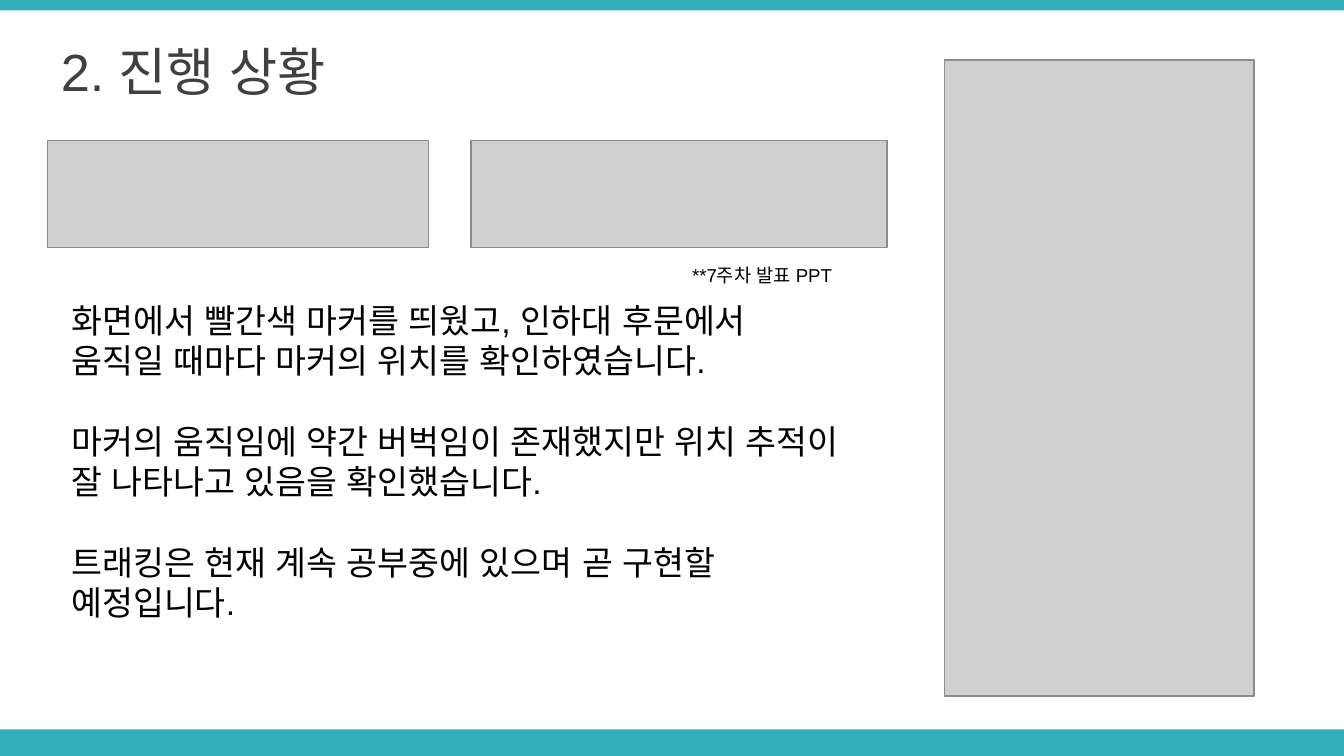
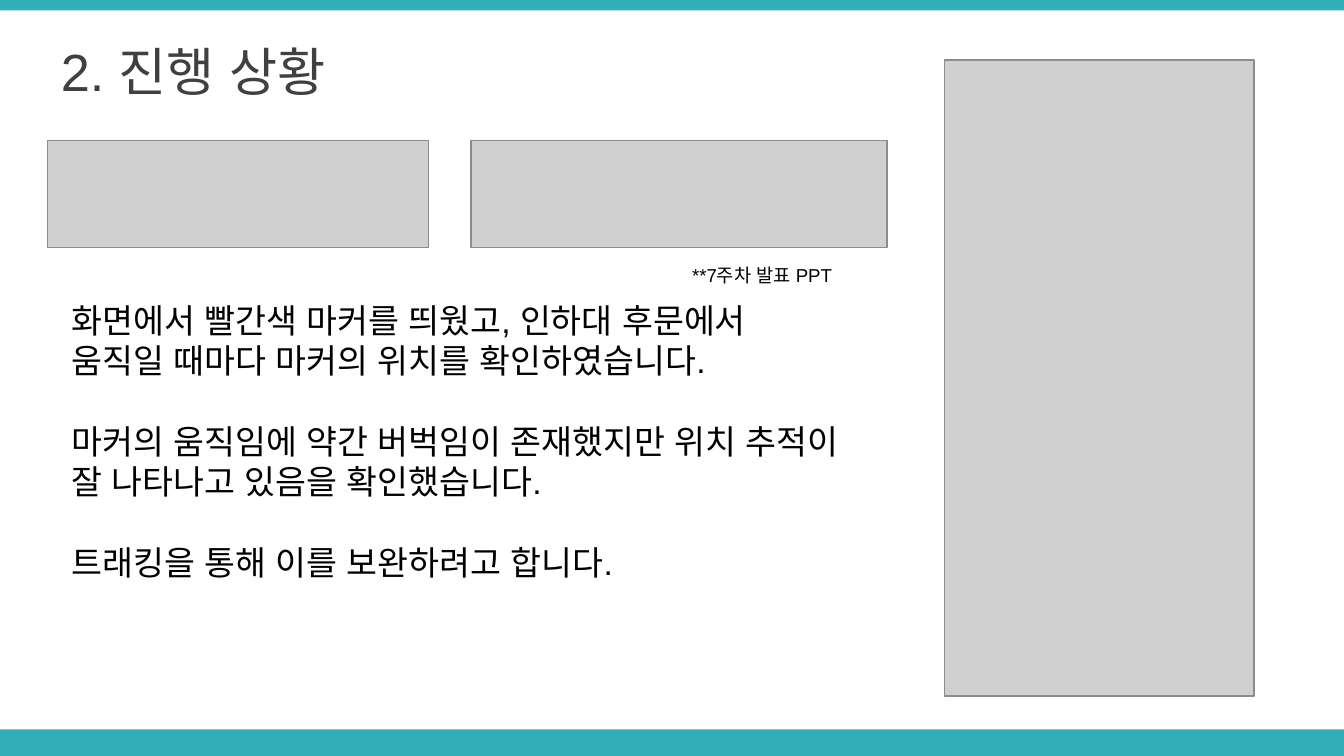
Before and after one commit to LimHyeji/Safety_Assistant, a slide deck: slide 7 of 8주차 중간발표 PPT(6조, 노란돌고래).pptx. Drawn at 1344x756 pixels with LibreOffice and Linux fonts; fonts in the diff are those of the drawing; grey boxes stand for pictures. Boxes give left, top, right and bottom in pixels: in the first picture for what was removed or moved away, otherwise in the second. Text is boxed around its words. In the diff, an @@ line names an element or a change of style, - is before the commit and + after.

```diff
--- a/8주차 중간발표 PPT(6조, 노란돌고래).pptx
+++ b/8주차 중간발표 PPT(6조, 노란돌고래).pptx
@@ text at (71, 547, 613, 578): text changed @@
-트래킹은 현재 계속 공부중에 있으며 곧 구현할 예정입니다.
+트래킹을 통해 이를 보완하려고 합니다.
```
Also in this commit, not shown: 4 other slides changed.
